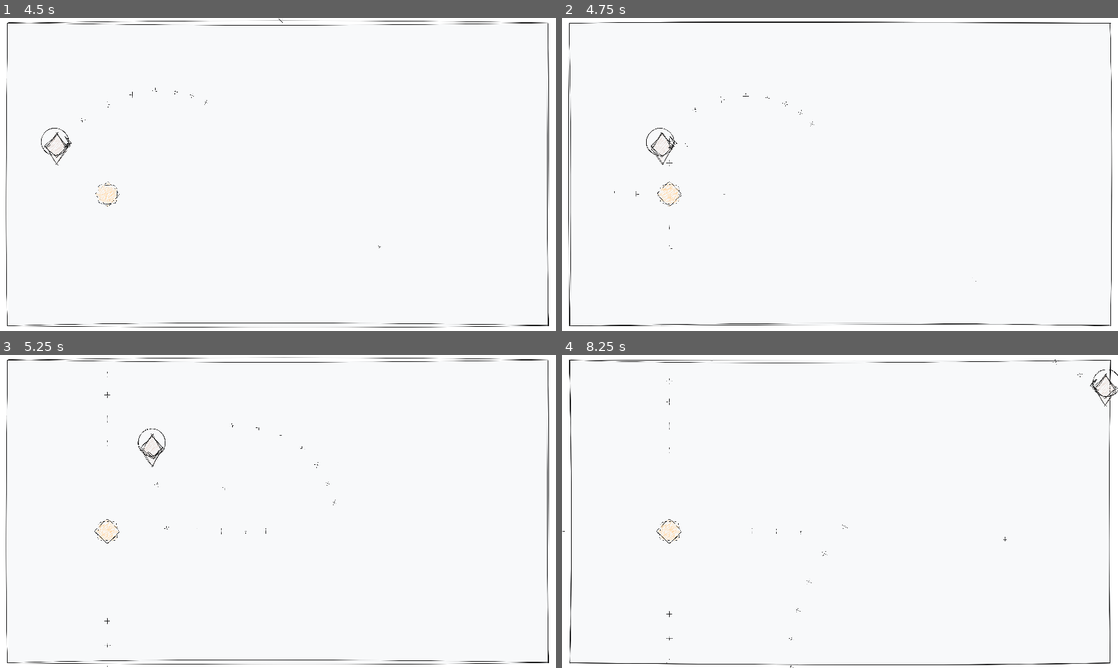
Above: before the commit, frames 1-4 (two rows, left to right).
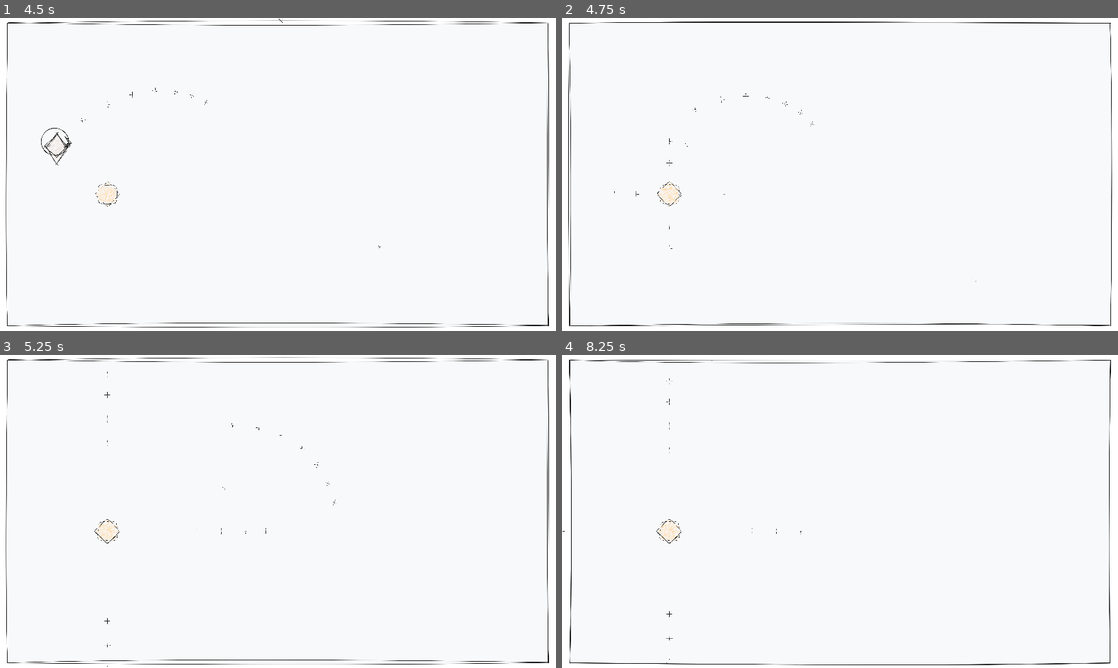
Above: after the commit, the same moments.

Repository: sacredSatan/thain-thain
Game: Godot game, scene res://main.tscn
Two runs of this game, one before a commit and one after it. Both use one fixed random seed, a clock stepped at 60 frames per second and the inputs below.
Inputs (mouse positions are in pixels of both pictures, inside the frame that each line leads up to):
- Up to frame 1 (4.5 s): move the mouse to (250, 237) at 0.52 s; hold Space (shoot) 0.53-1.28 s; hold W (move_up) 0.53-2.03 s; move the mouse to (444, 221) at 1.27 s; tap Space (shoot) at 1.35, 2.85, 4.35 s; move the mouse to (111, 127) at 2.02 s; hold Space (shoot) 2.03-2.78 s; hold A (move_left) 2.03-3.53 s; move the mouse to (305, 174) at 2.77 s; move the mouse to (194, 96) at 3.52 s; hold S (move_down) 3.53-4.28 s; hold Space (shoot) 3.53-4.28 s; move the mouse to (400, 158) at 4.27 s; hold D (move_right) from 4.28 s (still down)
- Up to frame 2 (4.75 s): keep holding D (move_right)
- Up to frame 3 (5.25 s): move the mouse to (166, 527) at 5.02 s; release D (move_right) at 5.03 s; hold W (move_up) from 5.03 s (still down); hold Space (shoot) from 5.03 s (still down)
- Up to frame 4 (8.25 s): move the mouse to (895, 442) at 5.77 s; release W (move_up) at 5.78 s; release Space (shoot) at 5.78 s; hold D (move_right) 5.78-8.03 s; tap Space (shoot) at 5.85, 7.35 s; move the mouse to (812, 574) at 6.52 s; hold Space (shoot) 6.53-7.28 s; move the mouse to (1006, 558) at 7.27 s; move the mouse to (673, 464) at 8.02 s; hold S (move_down) from 8.03 s (still down); hold Space (shoot) from 8.03 s (still down)

Frame 1 is identical in both runs. In frame 2, 0.1% of the frame differs, in the area x 15-21%, y 35-47%; in frame 3, 0.2%; in frame 4, 0.2%, in the area x 40-100%, y 1-100%.

Commit message:
player can die

Diff:
--- a/bullet.gd
+++ b/bullet.gd
@@ -23,3 +23,11 @@
 		if "handle_being_shot_at" in body:
 			body.handle_being_shot_at()
 		queue_free()
+
+# I guess all bodies would have this, to let others know how to react if
+# this body collides with them
+func identify_self():
+	return {
+		"type": Constants.NODE_TYPES.BULLET,
+		"shooter_group": shooter_group,
+	}
--- /dev/null
+++ b/constants.gd
@@ -0,0 +1,8 @@
+extends Node
+
+
+enum NODE_TYPES {
+	BULLET,
+	PLAYER,
+	ENEMY,
+}
--- a/enemies/bunty.gd
+++ b/enemies/bunty.gd
@@ -33,8 +33,8 @@
 		var bullet = bullet_scene.instantiate()
 		bullet.shooter_group = "enemy"
 		bullet.position = gun.get_global_position()
-		bullet.rotation_degrees = gun.rotation_degrees
-		bullet.apply_central_impulse(Vector2(bullet_speed, 0).rotated(gun.rotation))
+		bullet.rotation_degrees = gun.rotation_degrees + rotation_degrees
+		bullet.apply_central_impulse(Vector2(bullet_speed, 0).rotated(gun.rotation + rotation))
 		get_tree().get_root().add_child(bullet)
 
 	$FireRateTimer.start(fire_rate)
--- a/player.gd
+++ b/player.gd
@@ -73,6 +73,9 @@
 	position = position.clamp(Vector2.ZERO, screen_size)
 
 
+# don't think this should be converted to rigidbody as it'll require
+# time to perfect movement, for now this is good enough, and the
+# _on_body_entered -> identify_self thing should be good enough for now
 func handle_being_shot_at():
 	print("player shot")
 	die()
@@ -89,3 +92,12 @@
 	if($AnimatedSprite2D.animation.ends_with("reverse")):
 		$AnimatedSprite2D.animation = "idle";
 		$AnimatedSprite2D.play();
+
+
+
+func _on_body_entered(body):
+	if "identify_self" in body:
+		var body_metadata = body.identify_self()
+		if body_metadata.type == Constants.NODE_TYPES.BULLET:
+			if !is_in_group(body.shooter_group):
+				die()
--- a/player.tscn
+++ b/player.tscn
@@ -525,4 +525,5 @@
 [node name="CollisionShape2D" type="CollisionShape2D" parent="."]
 shape = SubResource("CapsuleShape2D_qyc4c")
 
+[connection signal="body_entered" from="." to="." method="_on_body_entered"]
 [connection signal="animation_finished" from="AnimatedSprite2D" to="." method="_on_animated_sprite_2d_animation_finished"]
--- a/project.godot
+++ b/project.godot
@@ -15,6 +15,10 @@
 config/features=PackedStringArray("4.1", "GL Compatibility")
 config/icon="res://icon.svg"
 
+[autoload]
+
+Constants="*res://constants.gd"
+
 [display]
 
 window/size/viewport_width=1280
@@ -24,6 +28,7 @@
 [editor]
 
 movie_writer/movie_file="/Users/nihar/code/personal/godot/thain-thain/.movies/latest.avi"
+version_control/default_gravity_vector=Vector2(2.08165e-12, 2.08165e-12)
 
 [input]
 
@@ -58,6 +63,11 @@
 ]
 }
 
+[physics]
+
+2d/default_gravity=2.08165e-12
+2d/default_gravity_vector=Vector2(2.08165e-12, 2.08165e-12)
+
 [rendering]
 
 renderer/rendering_method="gl_compatibility"
